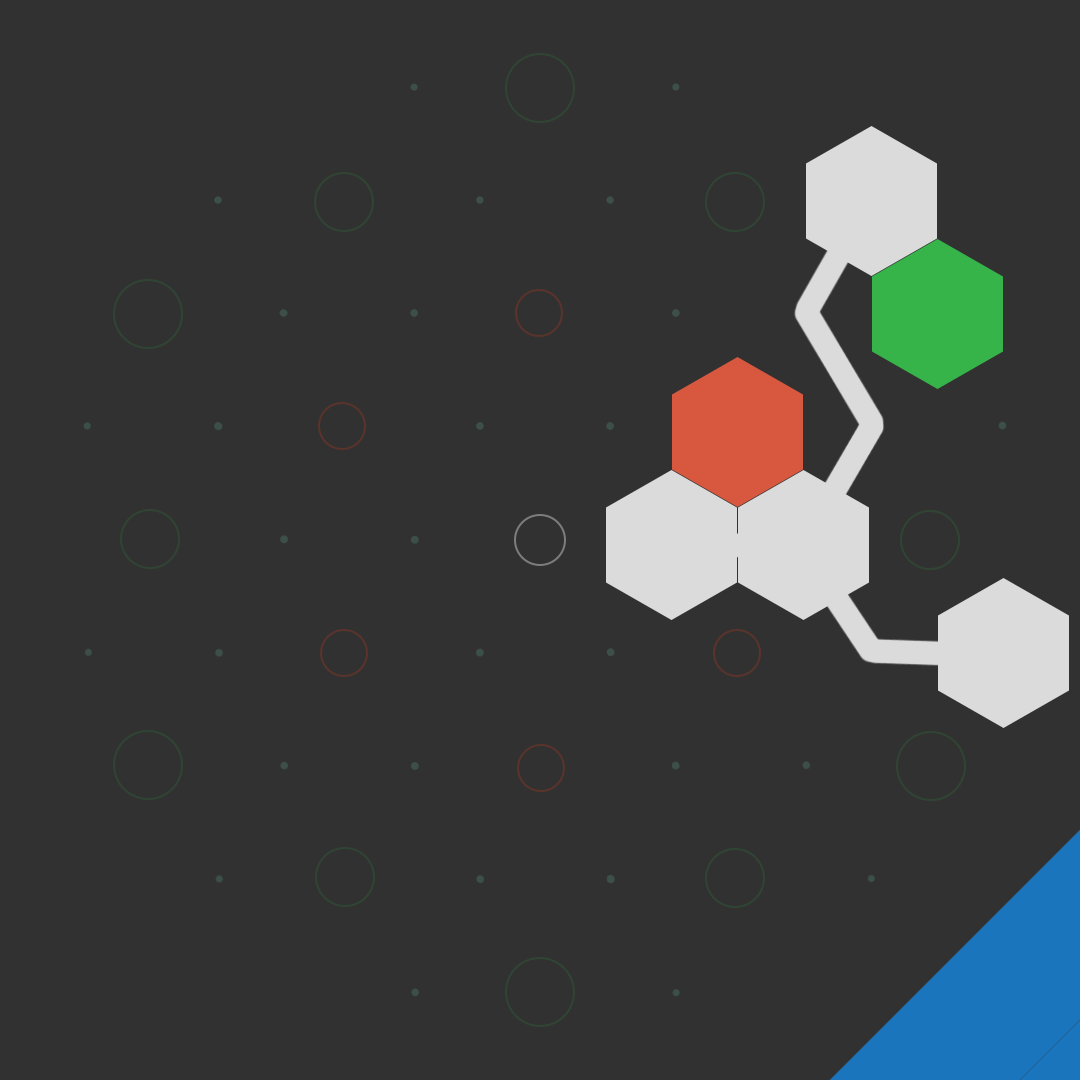
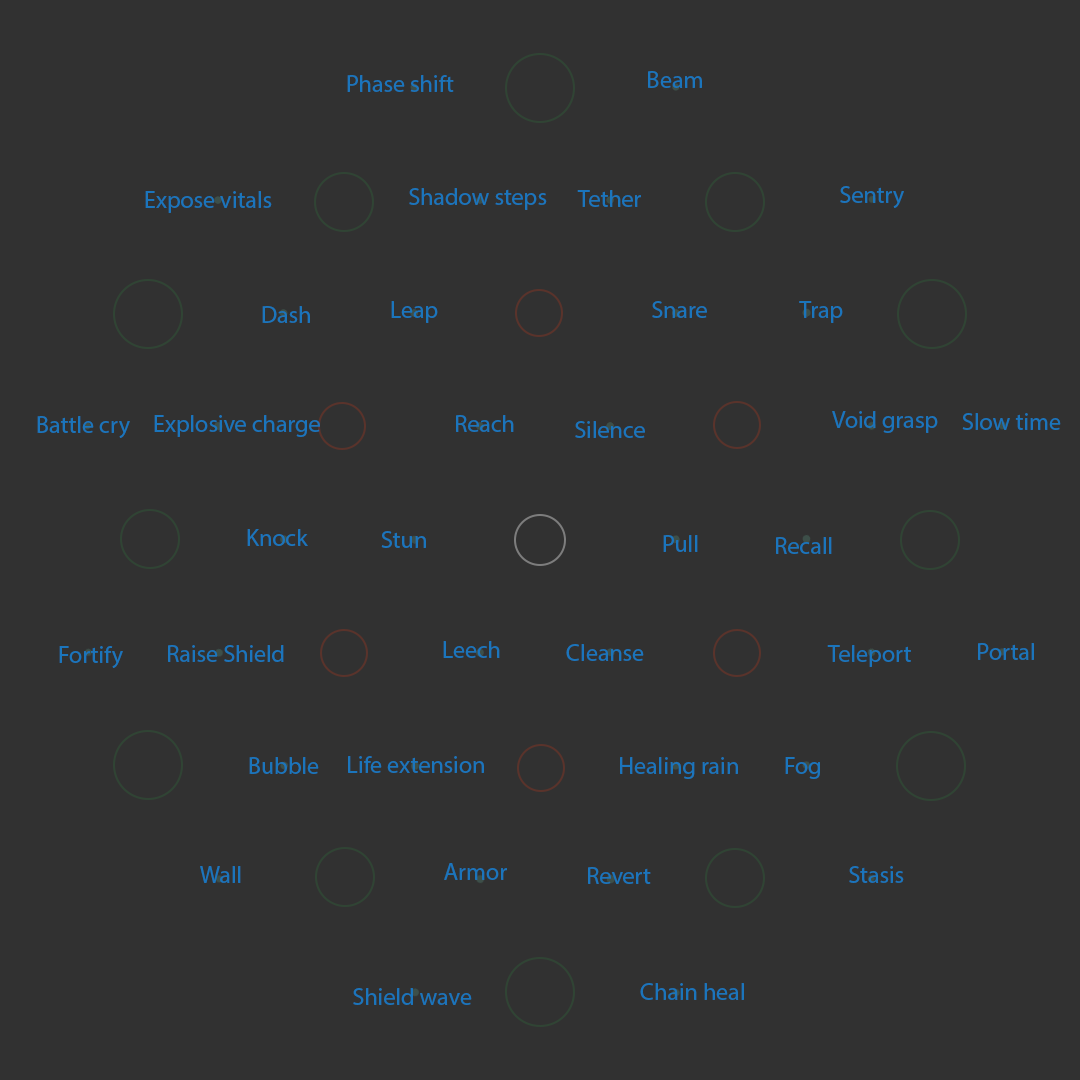
Two versions of the same layered image (1080x1080). Layer-by-layer changes:
hid group "Group 12 copy" (7 layers) over [606, 126, 1080, 1080]
showed group "Abilities" (36 layers) over [37, 71, 1061, 1005]
renamed "Pin" to "Battle cry", painted on it over [37, 416, 130, 438]
